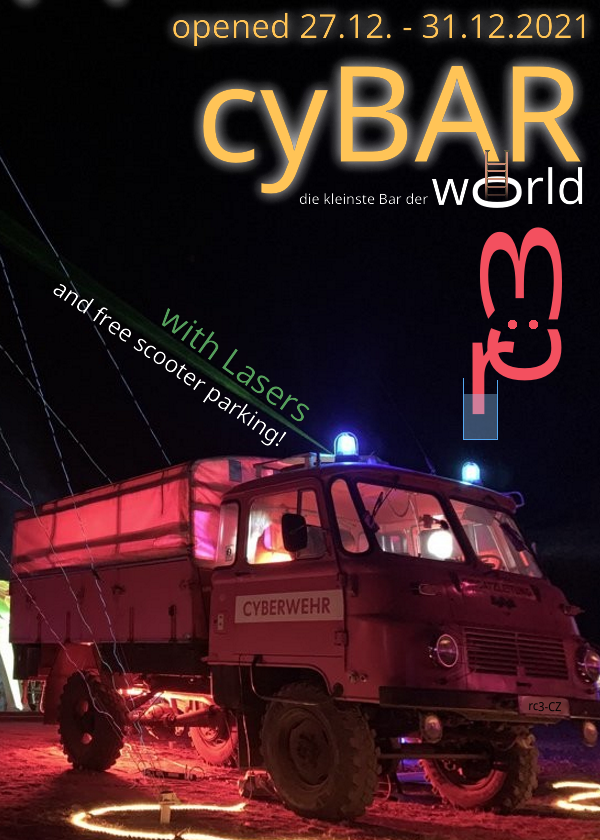
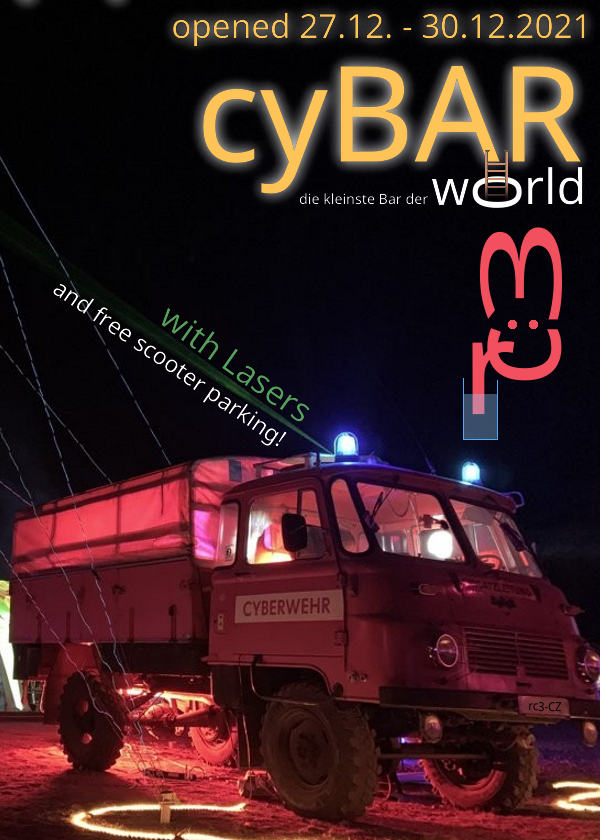
Layered file, before and after one edit (600×840). Changes by layer:
pixels changed over [420,5,477,60] (layer not identified)
